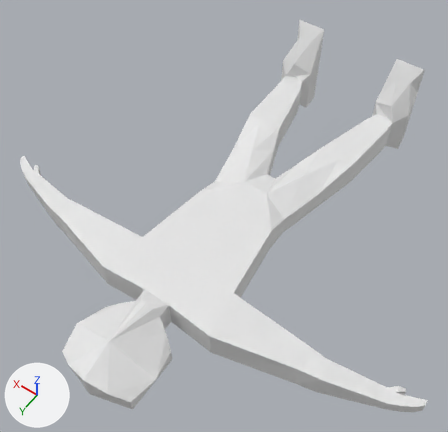
The Blender file Assets/Resources/Models/civilian1.blend as it was, and as the next commit left it.
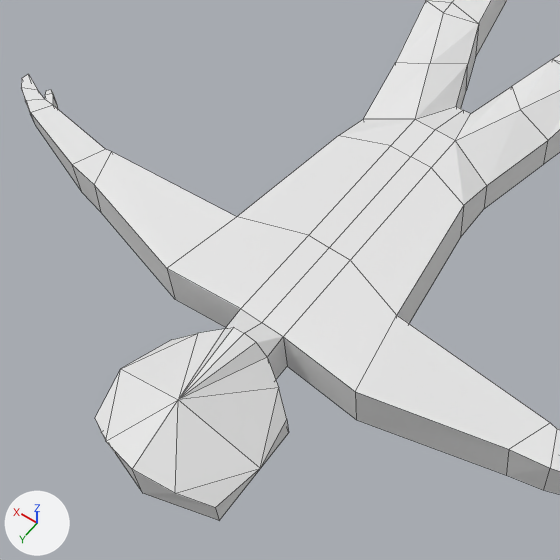
Each version is shown whole from a camera (50 mm lens) standing at (-0.282, 0.752, 0.695) and looking at (0.012, 0.34, 0.047), then close up on the part from 2% to 73% of the width and 26% to 100% of the height. Every picture has the same lights, and +X, +Y and +Z are marked at lower left. The close-ups show mesh edges as thin lines.
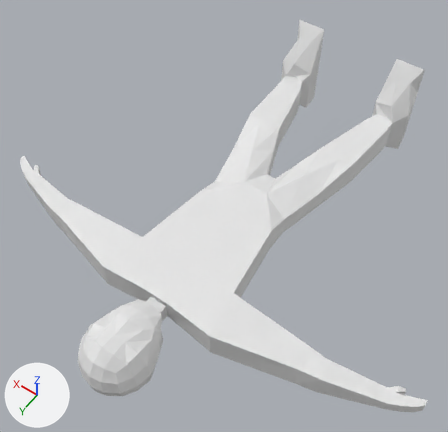
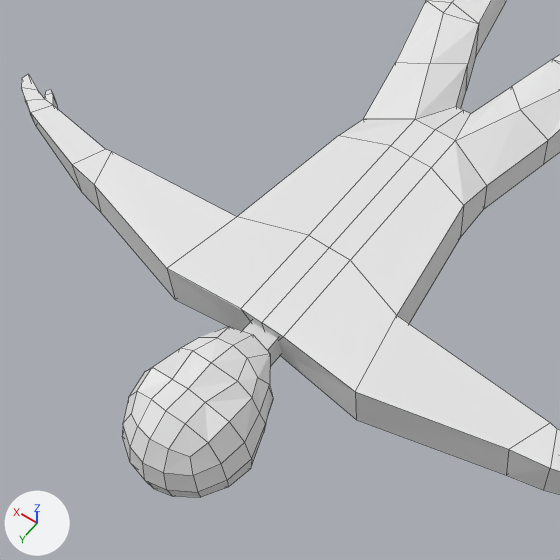
Edits to the scene script, one JSON object a line:
```json
{"block": "me_cube", "where": "# used by ob_cube; location = (0.0, 0.0, 0.0); scale = (0.41, 0.465, 0.465)"}
{"op": "remove", "block": "me_cube", "code": "me_cube.from_pydata(...)  # 102 vertices, 82 faces; spans x 0.0..0.762, y 0.027..1.33, z -0.016..0.275"}
{"op": "add", "block": "me_cube", "code": "me_cube.from_pydata(...)  # 275 vertices, 282 faces; spans x -0.762..0.762, y 0.027..1.322, z -0.026..0.275"}
{"block": "me_cube", "change": "me_cube part 1: a new loose piece, a box spanning x -0.028..0.028, y 1.031..1.134, z 0.056..0.106"}
{"block": "me_cube", "change": "me_cube part 2: a new loose piece of 98 vertices spanning x -0.116..0.106, y 1.084..1.322, z -0.026..0.179"}
{"block": "me_cube", "change": "me_cube part 3"}
{"block": "me_cube", "change": "15 vertices are removed from x 0.0..0.145, y 1.061..1.33, z 0.042..0.164"}
{"block": "me_cube", "change": "14 faces are deleted"}
{"block": "me_cube", "change": "67 vertices are added at x -0.762..0.0, y 0.027..1.071, z -0.016..0.275"}
{"block": "me_cube", "change": "10 new vertices lie (0.0, 0.0, 0.034) away from vertices in x -0.762..-0.658, y 0.893..0.955, z 0.059"}
{"block": "me_cube", "change": "5 new vertices lie (0.0, 0.0, 0.088) away from vertices in x -0.211..-0.085, y 0.362..1.071, z 0.042"}
{"block": "me_cube", "change": "112 new faces join them"}
{"op": "remove", "block": "ob_cube", "code": "_m = ob_cube.modifiers.new('Mirror', 'MIRROR')"}
```

Pixel boxes (x1, y1, x2, y2) of what changed, in the close-ups (560 x 560 px):
```json
{"object": "Cube", "change": "reshaped, modifiers changed", "before": [21, 0, 560, 520], "after": [21, 0, 560, 497]}
{"part": 1, "of": "me_cube", "change": "added", "after": [243, 322, 282, 367]}
{"part": 2, "of": "me_cube", "change": "added", "after": [122, 326, 273, 497]}
{"part": 3, "of": "me_cube", "change": "built on", "before": [95, 277, 350, 520], "after": [174, 86, 560, 477]}
```
